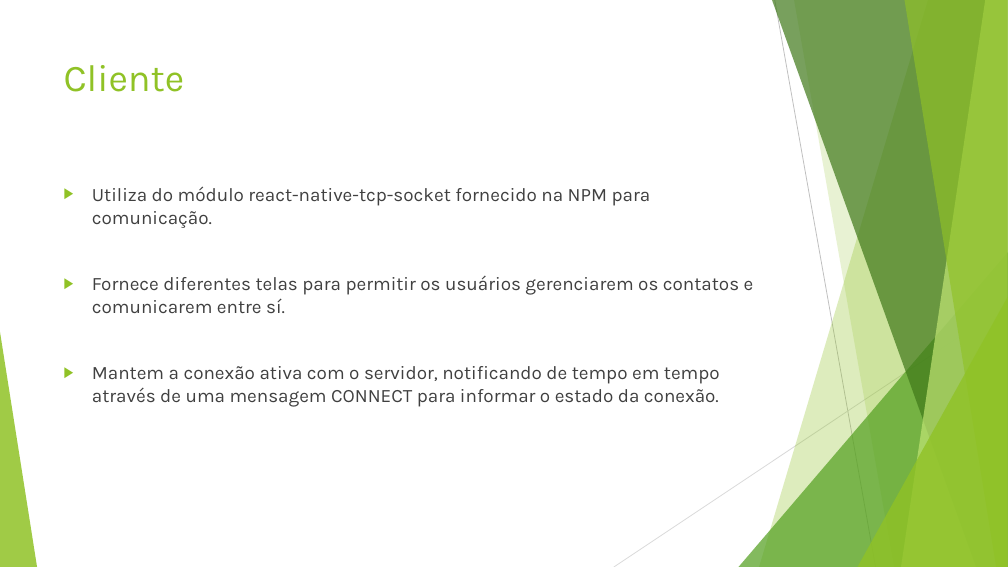
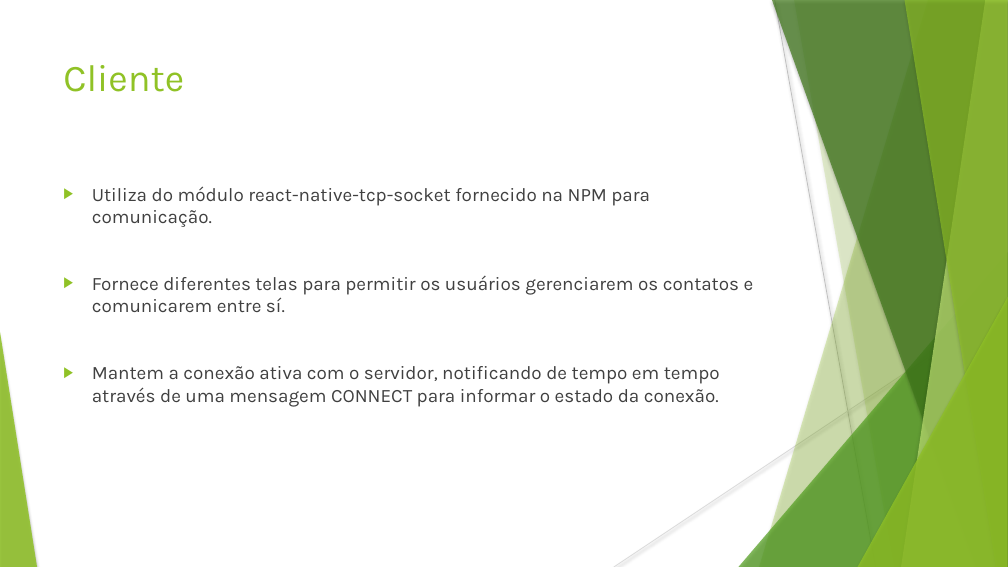
Before and after one commit to JefiPNZ/ChatIO-projeto, a slide deck: slide 5 of Slides.pptx. Drawn at 1008x567 pixels with LibreOffice and Linux fonts; fonts in the diff are those of the drawing. Boxes give left, top, right and bottom in pixels: in the first picture for what was removed or moved away, otherwise in the second. Text is boxed around its words. In the diff, an @@ line names an element or a change of style, - is before the commit and + after.

```diff
--- a/Slides.pptx
+++ b/Slides.pptx
@@ line (775, 0) - (876, 567): stroke #BFBFBF 0.75 pt to #BFBFBF 0.74 pt @@
@@ freeform shape at [794, 0, 1008, 567]: shadow on; outline redrawn @@
@@ text "Utiliza do módulo react-native-tcp-socket fornecido ..." at [92, 186, 754, 407]: indent changed @@
@@ shadow on in 6 elements at [759, 0, 1008, 567], [739, 252, 1008, 567], [772, 0, 1008, 567], [901, 0, 1008, 567], [904, 0, 1008, 567], [858, 297, 1008, 567] @@
@@ line (1008, 305) - (614, 567): stroke #D9D9D9 0.75 pt to #D9D9D9 0.74 pt @@
```
Also in this commit, not shown: 6 other slides changed.
